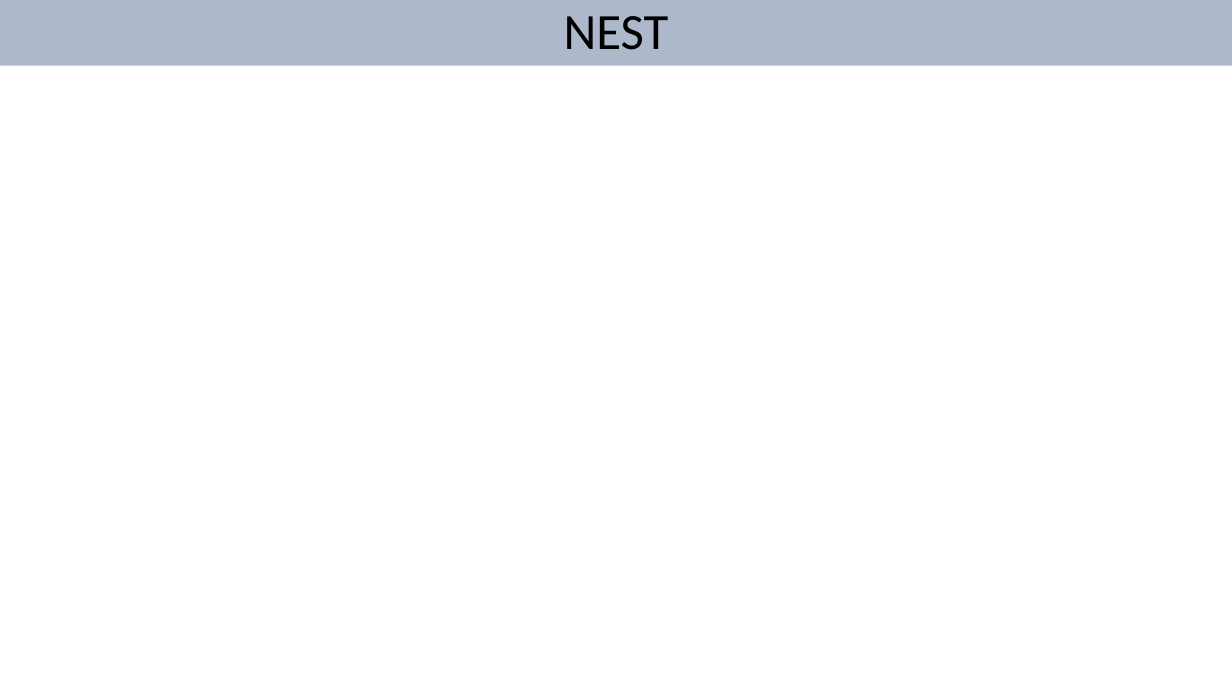
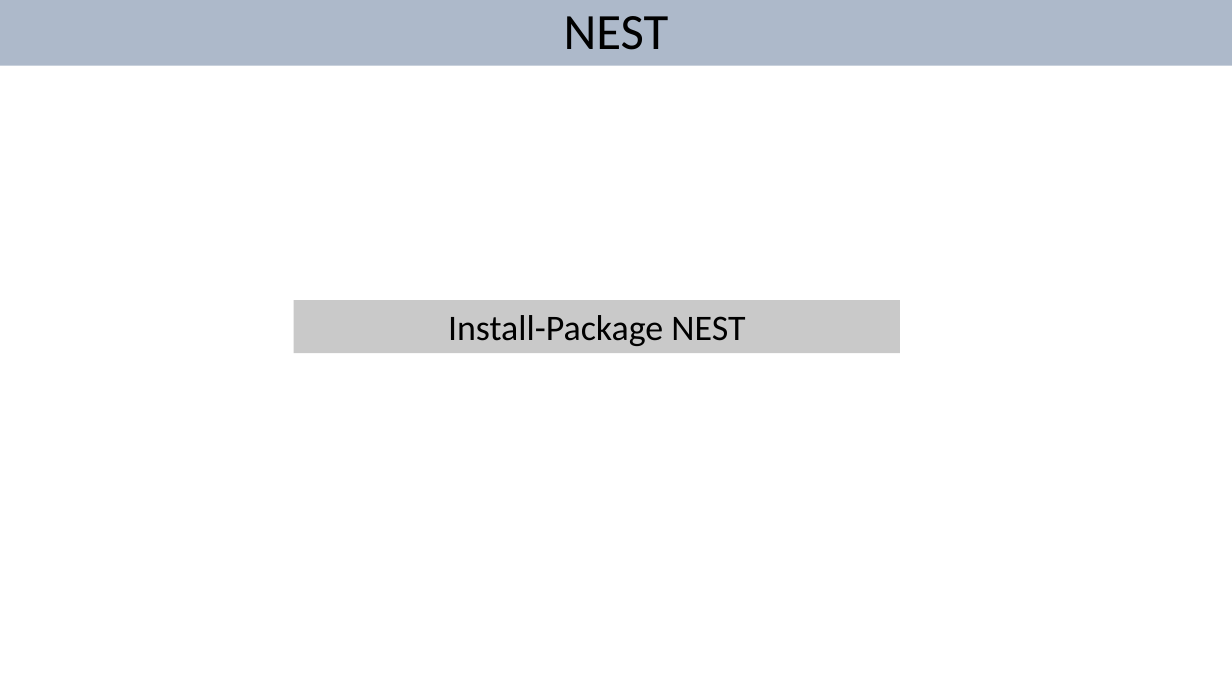
Before and after one commit to DavidBetteridge/ElasticSearchTalk, a slide deck: slide 14 of Elastic Search Talk.pptx. Drawn at 1232x693 pixels with LibreOffice and Linux fonts; fonts in the diff are those of the drawing; background and template pictures are left out. Boxes give left, top, right and bottom in pixels: in the first picture for what was removed or moved away, otherwise in the second. Text is boxed around its words. In the diff, an @@ line names an element or a change of style, - is before the commit and + after.

```diff
--- a/Elastic Search Talk.pptx
+++ b/Elastic Search Talk.pptx
@@ rectangle added at (294,300,900,353), fill #C9C9C9, 28 pt, text #000000 @@
+Install-Package NEST
```
Also in this commit, not shown: 1 other slide changed, 10 other files.
